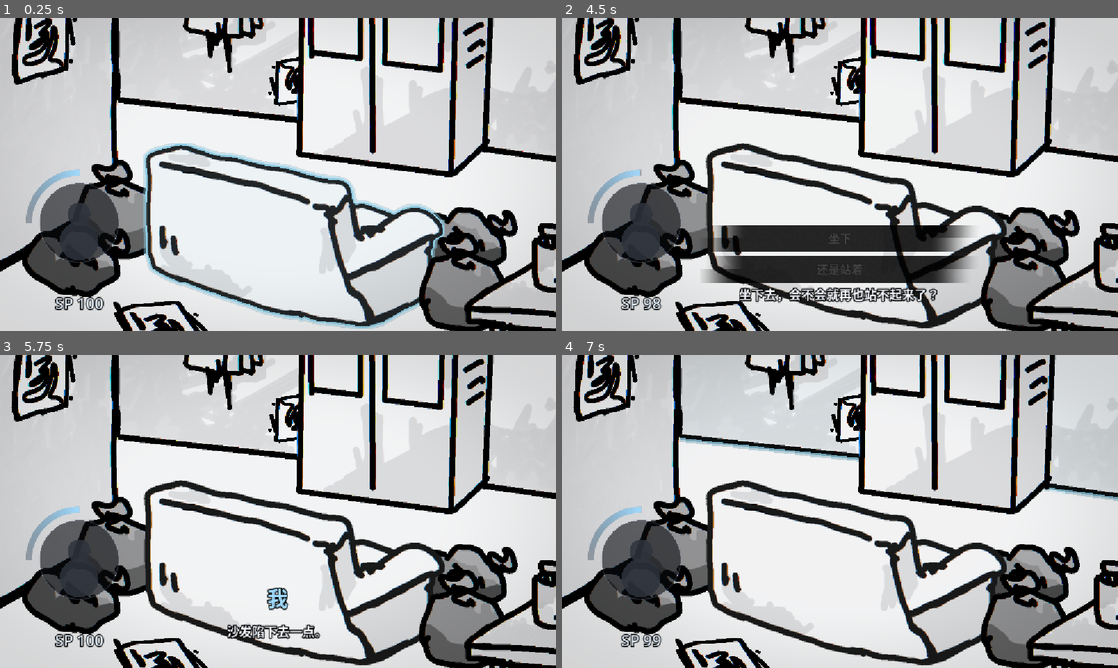
Above: before the commit, frames 1-4 (two rows, left to right).
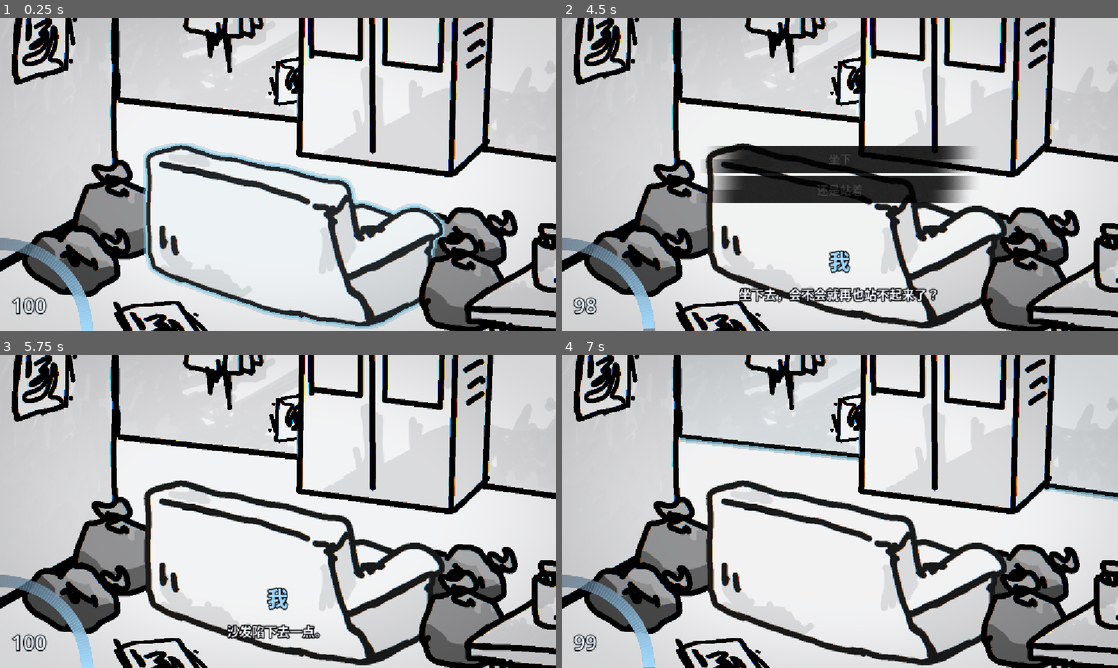
Above: after the commit, the same moments.

Repository: f0lkskill/LonelyRoom
Game: Godot game, scene res://main.tscn
Same seed, same stepped clock (60 frames per second), same inputs: the game is played once before the commit and once after it.
Inputs (mouse positions are in pixels of both pictures, inside the frame that each line leads up to):
- Up to frame 1 (0.25 s): no input
- Up to frame 2 (4.5 s): tap Enter (ui_accept) at 0.5, 0.77, 1.52, 3.02, 3.77 s; move the mouse to (962, 158) at 0.52 s; click (962, 158) at 0.67 s; move the mouse to (728, 190) at 1.27 s; click (728, 190) at 1.42 s; move the mouse to (895, 105) at 2.02 s; click (895, 105) at 2.17 s; move the mouse to (812, 237) at 2.77 s; click (812, 237) at 2.92 s; move the mouse to (1006, 221) at 3.52 s; click (1006, 221) at 3.67 s; move the mouse to (673, 127) at 4.27 s; click (673, 127) at 4.42 s
- Up to frame 3 (5.75 s): tap Enter (ui_accept) at 4.52 s; click "坐下" at 5 s
- Up to frame 4 (7 s): move the mouse to (867, 511) at 5.77 s; click (867, 511) at 5.92 s; move the mouse to (756, 433) at 6.52 s; click (756, 433) at 6.67 s; tap Enter (ui_accept) at 6.77 s

The runs differ from the first frame. In frame 1, 4.2% of the frame differs, in the area x 0-22%, y 48-100%; in frame 2, 18%, in the area x 0-74%, y 40-100%; in frame 3, 4.1%; in frame 4, 4.1%.

Commit message:
fix: 重构SP弧形条与居中选项卡

Diff:
--- a/bin/scence/ui/dialogue_box.tscn
+++ b/bin/scence/ui/dialogue_box.tscn
@@ -60,17 +60,17 @@
 [node name="Choices" type="VBoxContainer" parent="."]
 visible = false
 layout_mode = 1
-anchors_preset = 7
+anchors_preset = 8
 anchor_left = 0.5
-anchor_top = 1.0
+anchor_top = 0.5
 anchor_right = 0.5
-anchor_bottom = 1.0
+anchor_bottom = 0.5
 offset_left = -290.0
-offset_top = -400.0
+offset_top = -140.0
 offset_right = 290.0
-offset_bottom = -100.0
+offset_bottom = 140.0
 grow_horizontal = 2
-grow_vertical = 0
+grow_vertical = 2
 mouse_filter = 2
 theme_override_constants/separation = 8
-alignment = 2
+alignment = 1
--- a/bin/scence/ui/sp_ring.tscn
+++ b/bin/scence/ui/sp_ring.tscn
@@ -3,33 +3,30 @@
 [ext_resource type="Script" path="res://bin/src/ui/sp_ring.gd" id="1_script"]
 
 [node name="SpRing" type="Control"]
-custom_minimum_size = Vector2(280, 340)
+custom_minimum_size = Vector2(200, 200)
 layout_mode = 1
 anchors_preset = 2
 anchor_top = 1.0
 anchor_bottom = 1.0
-offset_left = 24.0
-offset_top = -364.0
-offset_right = 304.0
-offset_bottom = -24.0
+offset_top = -200.0
+offset_right = 200.0
 grow_vertical = 0
 mouse_filter = 2
 script = ExtResource("1_script")
 
 [node name="ValueLabel" type="Label" parent="."]
 layout_mode = 1
-anchors_preset = 12
+anchors_preset = 2
 anchor_top = 1.0
-anchor_right = 1.0
 anchor_bottom = 1.0
-offset_top = -56.0
-offset_bottom = -8.0
-grow_horizontal = 2
+offset_left = 24.0
+offset_top = -72.0
+offset_right = 168.0
+offset_bottom = -24.0
 grow_vertical = 0
 mouse_filter = 2
 theme_override_colors/font_color = Color(0.9, 0.95, 1, 1)
 theme_override_colors/font_outline_color = Color(0, 0, 0, 1)
 theme_override_constants/outline_size = 8
-theme_override_font_sizes/font_size = 32
-text = "SP 100"
-horizontal_alignment = 1
+theme_override_font_sizes/font_size = 42
+text = "100"
--- a/bin/src/ui/dialogue_box.gd
+++ b/bin/src/ui/dialogue_box.gd
@@ -221,7 +221,6 @@
 		return
 
 	_choices_visible = true
-	speaker_label.visible = false
 	choices_container.visible = true
 	choices_container.modulate.a = 0.0
 	_choices_tween = create_tween()
--- a/bin/src/ui/sp_ring.gd
+++ b/bin/src/ui/sp_ring.gd
@@ -1,23 +1,21 @@
-## 左下角 SP 环形进度条。
-## 四分之一圆弧带有沿弧线的颜色渐变，中心为立绘占位，数值显示在圆环下方。
+## 左下角 SP 弧形进度条。
+## 四分之一圆弧贴合屏幕左下角，仅显示渐变弧线和数值。
 extends Control
 
-## 圆环半径。
-@export var radius: float = 104.0
-## 圆环宽度。
-@export var thickness: float = 12.0
+## 圆弧半径。
+@export var radius: float = 180.0
+## 圆弧宽度。
+@export var thickness: float = 24.0
 ## 圆弧起始角度。
-@export var start_angle: float = PI
+@export var start_angle: float = -PI * 0.5
 ## 圆弧总角度，默认四分之一个圆。
 @export var sweep_angle: float = PI * 0.5
 ## 未填充部分的颜色。
-@export var track_color: Color = Color(0.22, 0.24, 0.3, 0.35)
+@export var track_color: Color = Color(0.22, 0.24, 0.3, 0.5)
 ## 正常 SP 的填充颜色。
 @export var fill_color: Color = Color(0.63, 0.86, 1.0, 1.0)
 ## 低 SP 的警示颜色。
 @export var danger_color: Color = Color(0.9, 0.28, 0.32, 1.0)
-## 中央立绘占位背景。
-@export var portrait_background: Color = Color(0.04, 0.045, 0.06, 0.6)
 
 @onready var value_label: Label = $ValueLabel
 
@@ -31,23 +29,16 @@
 
 func _on_sp_changed(value: float, max_value: float) -> void:
 	_ratio = clampf(value / max_value, 0.0, 1.0) if max_value > 0.0 else 0.0
-	value_label.text = "SP %d" % roundi(_ratio * 100.0)
+	value_label.text = "%d" % roundi(_ratio * 100.0)
 	queue_redraw()
 
 
 func _draw() -> void:
-	var center := Vector2(size.x * 0.5, 140.0)
-	var portrait_radius := radius - thickness - 10.0
-
-	draw_circle(center, portrait_radius, portrait_background)
-	draw_circle(center + Vector2(0.0, -18.0), 24.0, Color(0.18, 0.2, 0.24, 0.85))
-	draw_circle(center + Vector2(0.0, 38.0), 40.0, Color(0.18, 0.2, 0.24, 0.85))
-	draw_arc(center, portrait_radius, 0.0, TAU, 64, Color(0.5, 0.56, 0.66, 0.25), 2.0, true)
-
-	draw_arc(center, radius, start_angle, start_angle + sweep_angle, 48, track_color, thickness, true)
+	var center := Vector2(0.0, size.y)
+	draw_arc(center, radius, start_angle, start_angle + sweep_angle, 64, track_color, thickness, true)
 
 	var base_color := fill_color.lerp(danger_color, 1.0 - _ratio)
-	var start_color := Color(base_color.r * 0.6, base_color.g * 0.6, base_color.b * 0.6, 0.12)
+	var start_color := Color(base_color.r * 0.7, base_color.g * 0.7, base_color.b * 0.7, 0.28)
 	var end_color := Color(base_color.r, base_color.g, base_color.b, 1.0)
 	var fill_end := start_angle + sweep_angle * _ratio
 	_draw_arc_gradient(center, radius, start_angle, fill_end, thickness, start_color, end_color)
@@ -55,7 +46,7 @@
 	if _ratio < 0.3:
 		var pulse := 0.5 + 0.5 * sin(Time.get_ticks_msec() * 0.006)
 		var glow := Color(danger_color.r, danger_color.g, danger_color.b, 0.18 * pulse)
-		_draw_arc_gradient(center, radius, start_angle, fill_end, thickness + 8.0, glow, glow)
+		_draw_arc_gradient(center, radius, start_angle, fill_end, thickness + 10.0, glow, glow)
 
 
 func _draw_arc_gradient(center: Vector2, arc_radius: float, from_angle: float, to_angle: float, width: float, start_color: Color, end_color: Color) -> void:
